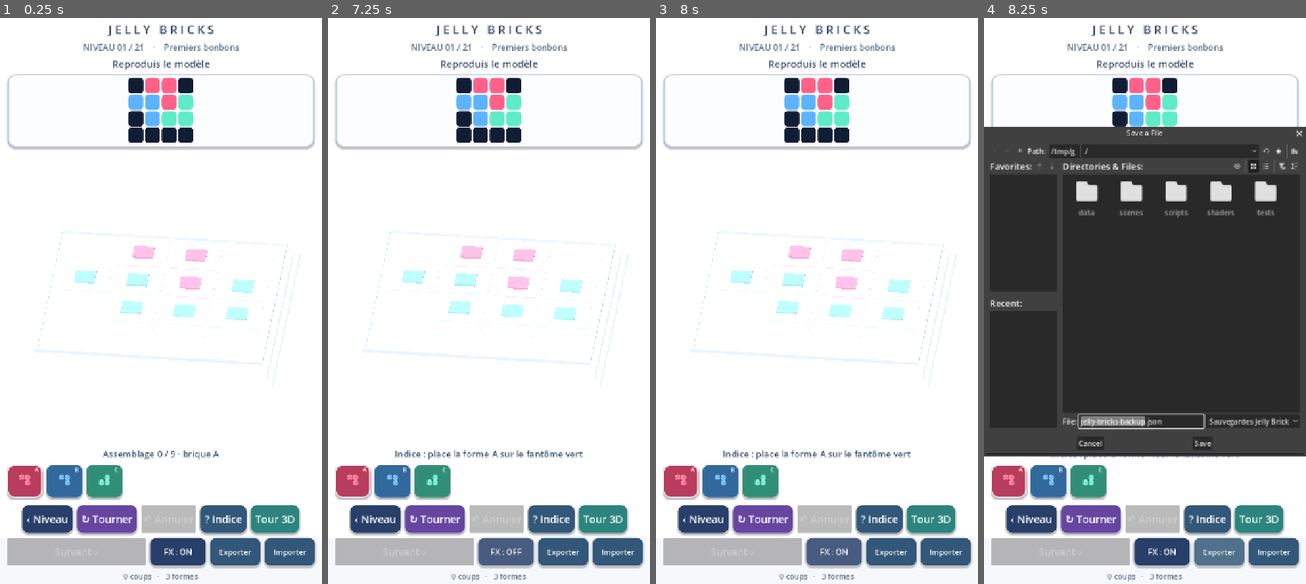
Above: before the commit, frames 1-4 (left to right).
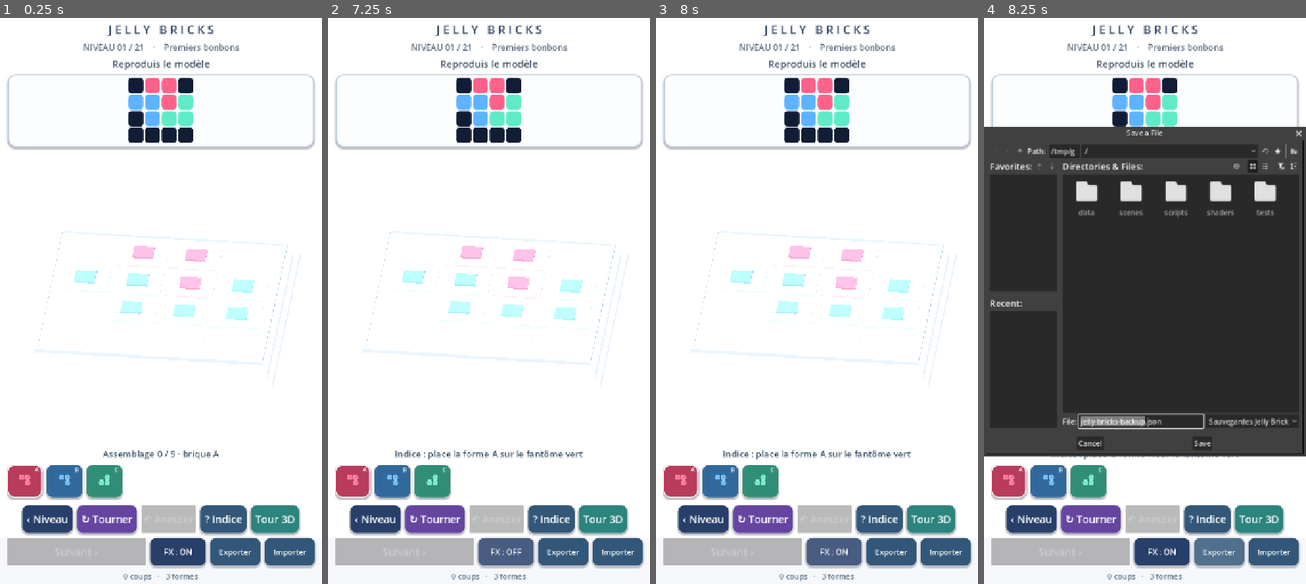
Above: after the commit, the same moments.

Repository: dbrckk/Jelly-bricks
Game: Godot game, scene res://scenes/main.tscn
Same seed, same stepped clock (60 frames per second), same inputs: the game is played once before the commit and once after it.
Inputs (mouse positions are in pixels of both pictures, inside the frame that each line leads up to):
- Up to frame 1 (0.25 s): no input
- Up to frame 2 (7.25 s): click (353, 482) at 0.52 s; click (392, 482) at 1.27 s; click (431, 482) at 2.02 s; click "‹ Niveau" at 2.75 s; click "↻ Tourner" at 3.5 s; click "? Indice" at 4.25 s; click "Tour 3D" at 5 s; click "‹ Puzzles" at 5.75 s; click "FX : ON" at 6.5 s
- Up to frame 3 (8 s): click "FX : OFF" at 7.25 s
- Up to frame 4 (8.25 s): click "Exporter" at 8 s

Frames 1-3 are identical in both runs. In frame 4, 0.6% of the frame differs, in the area x 24-100%, y 19-77%.

Commit message:
feat(godot): add tinted studio softbox reflections that follow the real rounded Jelly sidewalls

Diff:
--- a/native-godot/shaders/jelly.gdshader
+++ b/native-godot/shaders/jelly.gdshader
@@ -18,6 +18,9 @@
 // Independent, camera-reactive lacquer bead along molded bevels.
 // Defaults to zero for all 21 puzzle levels and legacy materials.
 uniform float studio_wet_edge : hint_range(0.0, 1.0) = 0.0;
+// A virtual product-photo window that visibly bends across molded wall
+// normals. Zero for puzzles and translucent placement ghosts.
+uniform float studio_light_card : hint_range(0.0, 1.0) = 0.0;
 // Premium lacquer for placed puzzle pieces. Preview ghosts and the studio
 // use their existing independent material paths; no extra draw calls.
 uniform float puzzle_lacquer : hint_range(0.0, 1.0) = 0.0;
@@ -263,6 +266,41 @@
             clamp(upper_liquid_rim * .50 +
                 transmitted_window * .27, 0.0, .43));
     }
+    // A dyed transparent Jelly block must reflect a large studio light
+    // card ACROSS its vertical walls, not just on the rounded top.
+    // Sample object-local coordinates: the stripe follows moving geometry
+    // as a real reflection would, including the nine-layer sway animation.
+    // The normal selects the direction ALONG the current wall. This avoids
+    // putting the same diagonal, semi-random band on every rotated brick.
+    // No texture reads, screen-space refraction, lights or draw calls.
+    // The uniform branch skips this entirely for puzzle bricks and ghosts.
+    if (studio_light_card > .001 && studio_glass > .001) {
+        float wall_normal = 1.0 - smoothstep(.19, .70, abs(n.y));
+        float along_wall = mix(jelly_local.x, jelly_local.z,
+            step(abs(n.z), abs(n.x)));
+        float pane_position = fract(along_wall * .31 + .13);
+        float wide_window = smoothstep(.11, .22, pane_position) *
+            (1.0 - smoothstep(.44, .57, pane_position));
+        float fine_window = smoothstep(.58, .62, pane_position) *
+            (1.0 - smoothstep(.68, .72, pane_position));
+        float body_height = smoothstep(.17, .23, jelly_local.y) *
+            (1.0 - smoothstep(.43, .50, jelly_local.y));
+        float photo_card = wall_normal * body_height *
+            smoothstep(.12, .55, facing) * studio_light_card;
+        // Keep the body candy-colored: even the bright window transmits
+        // some pigment, rather than bleaching blue/green/yellow to white.
+        vec3 window_tint = mix(candy_tint.rgb,
+            vec3(.99, .995, 1.0), .76);
+        jelly_color = mix(jelly_color, window_tint,
+            clamp(photo_card * (wide_window * .46 +
+                fine_window * .22), 0.0, .46));
+        // Narrow color-rich shadow below the translucent inner wall:
+        // gives the molded candy perceptible thickness above each socket.
+        float bottom_density = 1.0 - smoothstep(.115, .26,
+            jelly_local.y);
+        jelly_color *= 1.0 - bottom_density * wall_normal *
+            studio_light_card * .12;
+    }
     // The 21 puzzle bricks were diffuse pink/blue slabs with dotted noise.
     // Their REAL curved mesh already has y=.523 molded bevels and y=.56 tops.
     // Keep saturated dye in the volume; place white light ONLY in focused,
